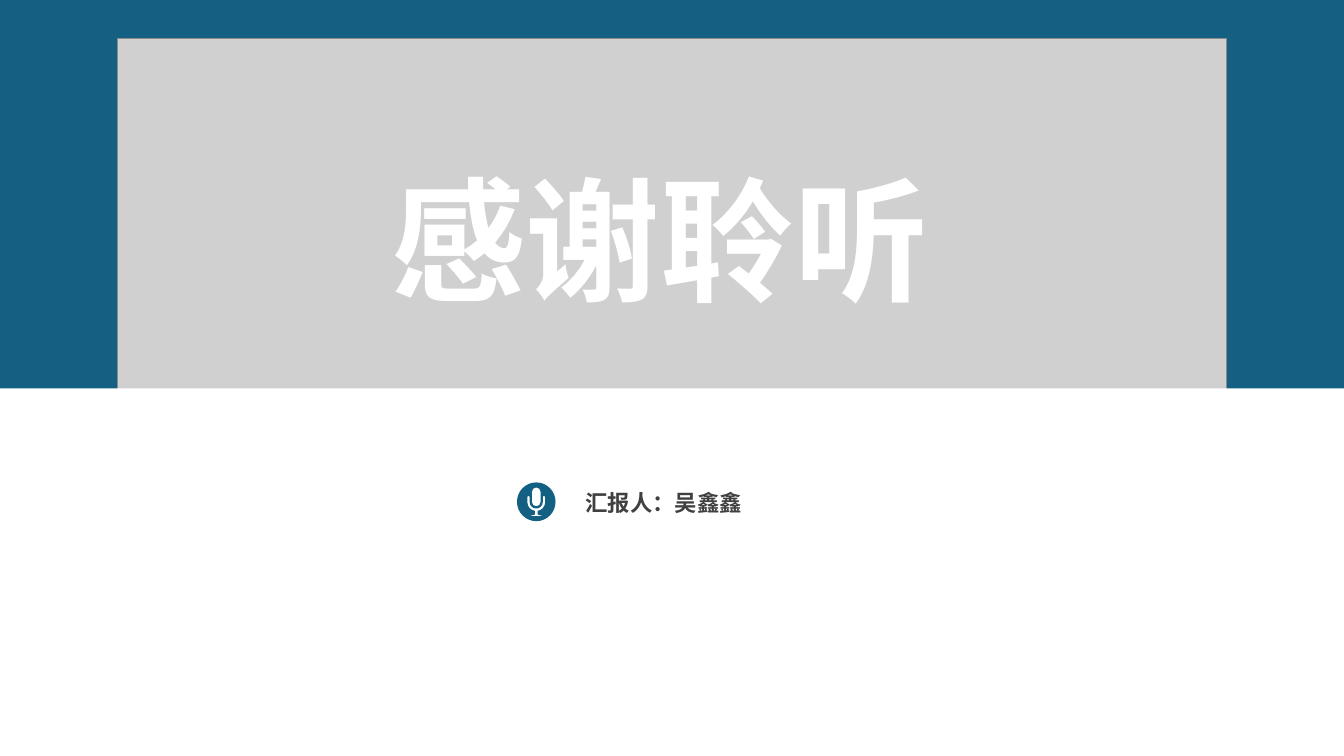
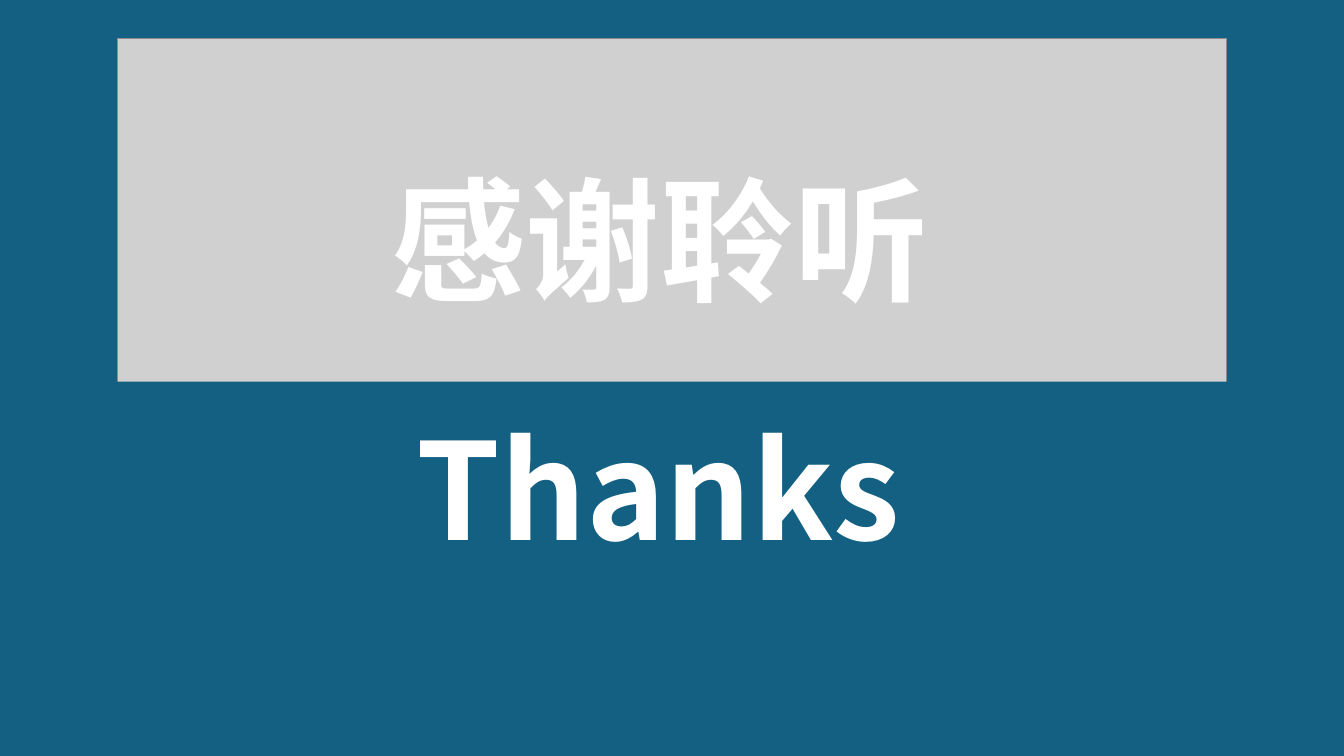
Before and after one commit to xljnc/husky-starter, a slide deck: slide 18 of doc/zzdb.pptx (slide 17 before the commit). Drawn at 1344x756 pixels with LibreOffice and Linux fonts; fonts in the diff are those of the drawing; grey boxes stand for pictures. Boxes give left, top, right and bottom in pixels: in the first picture for what was removed or moved away, otherwise in the second. Text is boxed around its words. In the diff, an @@ line names an element or a change of style, - is before the commit and + after.

```diff
--- a/doc/zzdb.pptx
+++ b/doc/zzdb.pptx
@@ rectangle added at (x1=0, y1=382, x2=1344, y2=756), fill #136083 @@
@@ text added at (x1=416, y1=432, x2=899, y2=542), 96 pt, text #FFFFFF, bold @@
+Thanks
@@ freeform shape removed at (x1=517, y1=483, x2=556, y2=521) @@
@@ text removed at (x1=586, y1=492, x2=742, y2=513) @@
-汇报人：吴鑫鑫
```
Also in this commit, not shown: 7 other slides changed, 1 slide added.
